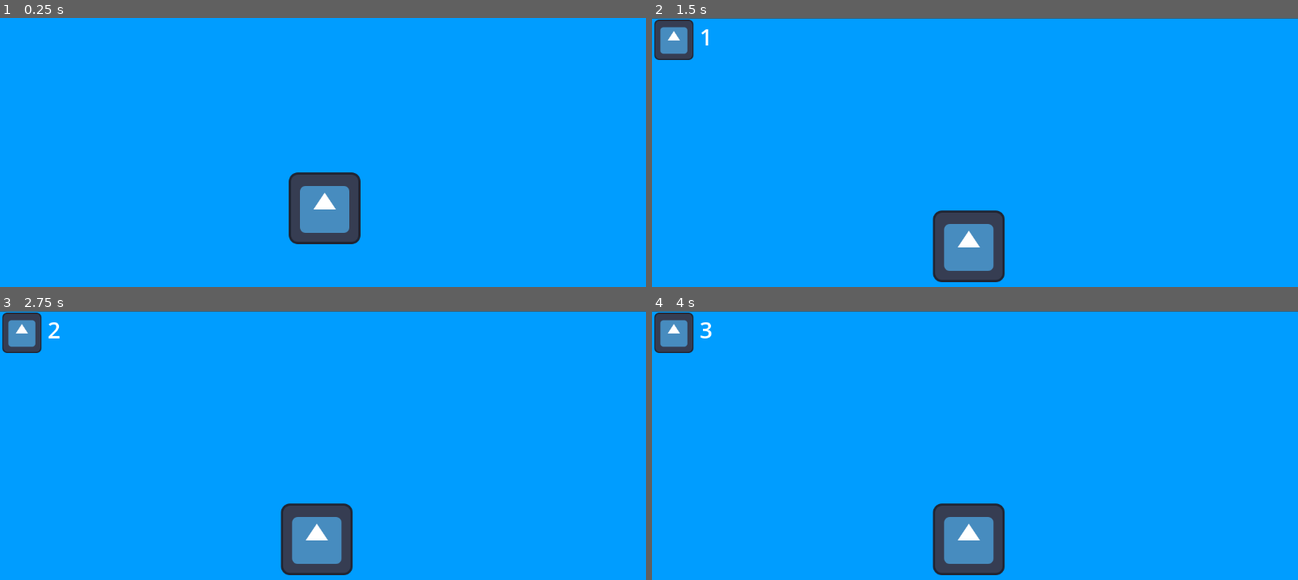
Above: before the commit, frames 1-4 (two rows, left to right).
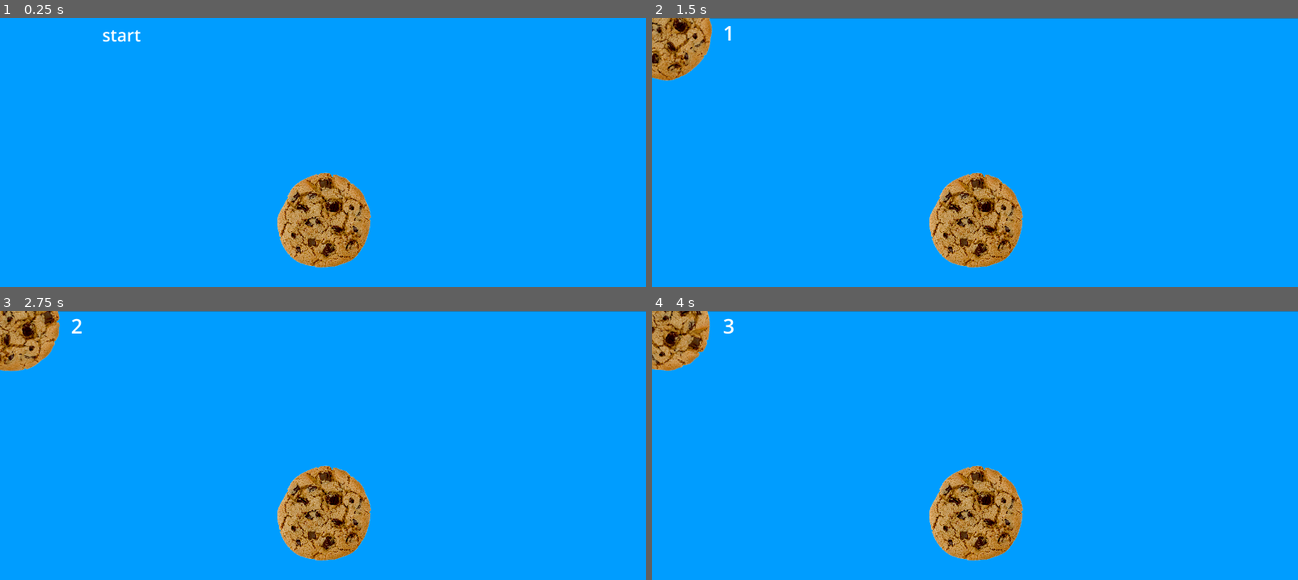
Above: after the commit, the same moments.

Repository: Meow-jar/mangoclicer
Game: Godot game, scene res://start.tscn
The game is run twice, just before and just after one commit, with the same random seed, the same clock (stepped at 60 frames per second) and the same inputs. The engine's default icon, where the game draws it, is replaced by a stand-in: a white triangle on a blue panel in a dark square.
Inputs (mouse positions are in pixels of both pictures, inside the frame that each line leads up to; where the layout moved, square brackets give the same spot in the first picture):
- Up to frame 1 (0.25 s): no input
- Up to frame 2 (1.5 s): click (975, 219) [1058, 219] at 0.5 s; click (975, 219) [968, 246] at 1.25 s
- Up to frame 3 (2.75 s): click (323, 512) [316, 539] at 2 s
- Up to frame 4 (4 s): click (975, 512) [968, 539] at 2.75 s

The runs differ from the first frame. In frame 1, 4.4% of the frame differs, in the area x 15-58%, y 4-93%; in frame 2, 6.9%, in the area x 0-100%, y 0-99%; in frame 3, 6.9%; in frame 4, 6.9%.

Commit message:
release v0.0.2
улучшен дизайн

Diff:
--- a/menu.tscn
+++ b/menu.tscn
@@ -1,6 +1,6 @@
-[gd_scene load_steps=3 format=3 uid="uid://dr2tq06i5llql"]
+[gd_scene load_steps=4 format=3 uid="uid://dr2tq06i5llql"]
 
-[ext_resource type="Texture2D" uid="uid://cwksoljyrn0hp" path="res://icon.svg" id="1_lti8b"]
+[ext_resource type="Texture2D" uid="uid://6ydcum8b3cja" path="res://resources/Cookie-Free-Download-PNG.png" id="1_ouk20"]
 
 [sub_resource type="GDScript" id="GDScript_lti8b"]
 script/source = "extends Node2D
@@ -17,19 +17,34 @@
 
 
 func _on_texture_button_button_down() -> void:
-	$TextureButton.scale = Vector2(0.9, 0.9)
-	$TextureButton.position.x = 507
-	$TextureButton.position.y = 350
+	$TextureButton.scale = Vector2(0.29, 0.29)
+	$TextureButton.position.x = 812
+	$TextureButton.position.y = 445
 	count += 1
 	print(count)
 	pass # Replace with function body.
 
 
 func _on_texture_button_button_up() -> void:
-	$TextureButton.scale = Vector2(1, 1)
-	$TextureButton.position.x = 501
-	$TextureButton.position.y = 344
+	$TextureButton.scale = Vector2(0.3, 0.3)
+	$TextureButton.position.x = 808
+	$TextureButton.position.y = 441
 	pass # Replace with function body.
+"
+
+[sub_resource type="GDScript" id="GDScript_ouk20"]
+script/source = "extends Sprite2D
+
+
+# Called when the node enters the scene tree for the first time.
+func _ready() -> void:
+	pass # Replace with function body.
+
+
+# Called every frame. 'delta' is the elapsed time since the previous frame.
+func _process(delta: float) -> void:
+	rotate(0.01)
+	pass
 "
 
 [node name="Menu" type="Node2D"]
@@ -43,27 +58,29 @@
 color = Color(0, 0.6156863, 1, 1)
 
 [node name="Label" type="Label" parent="."]
-offset_left = 85.0
-offset_top = 6.0
-offset_right = 472.0
-offset_bottom = 215.0
+offset_left = 211.0
+offset_top = 2.0
+offset_right = 598.0
+offset_bottom = 211.0
 size_flags_horizontal = 6
-theme_override_font_sizes/font_size = 40
+theme_override_font_sizes/font_size = 60
 
 [node name="TextureButton" type="TextureButton" parent="."]
-offset_left = 501.0
-offset_top = 344.0
-offset_right = 629.0003
-offset_bottom = 472.0
+offset_left = 808.0
+offset_top = 441.0
+offset_right = 1832.0
+offset_bottom = 1498.0
+scale = Vector2(0.3, 0.3)
 size_flags_horizontal = 6
 size_flags_vertical = 6
-texture_normal = ExtResource("1_lti8b")
+texture_normal = ExtResource("1_ouk20")
 metadata/_edit_use_anchors_ = true
 
 [node name="Icon" type="Sprite2D" parent="."]
 position = Vector2(39, 39)
-scale = Vector2(0.546875, 0.5625)
-texture = ExtResource("1_lti8b")
+scale = Vector2(0.3, 0.3)
+texture = ExtResource("1_ouk20")
+script = SubResource("GDScript_ouk20")
 
 [connection signal="button_down" from="TextureButton" to="." method="_on_texture_button_button_down"]
 [connection signal="button_up" from="TextureButton" to="." method="_on_texture_button_button_up"]
--- a/project.godot
+++ b/project.godot
@@ -15,6 +15,11 @@
 config/features=PackedStringArray("4.5", "Mobile")
 config/icon="res://icon.svg"
 
+[display]
+
+window/size/viewport_width=1920
+window/size/viewport_height=1080
+
 [rendering]
 
 renderer/rendering_method="mobile"
--- a/start.tscn
+++ b/start.tscn
@@ -1,6 +1,6 @@
 [gd_scene load_steps=3 format=3 uid="uid://c2ir4ml2oii3"]
 
-[ext_resource type="Texture2D" uid="uid://cwksoljyrn0hp" path="res://icon.svg" id="1_ots34"]
+[ext_resource type="Texture2D" uid="uid://6ydcum8b3cja" path="res://resources/Cookie-Free-Download-PNG.png" id="1_ots34"]
 
 [sub_resource type="GDScript" id="GDScript_ots34"]
 script/source = "extends Node2D
@@ -30,17 +30,25 @@
 
 [node name="ColorRect" type="ColorRect" parent="."]
 offset_left = -4.0
-offset_right = 1659.0
+offset_right = 1936.0
 offset_bottom = 1082.0
 color = Color(0, 0.6156863, 1, 1)
 
 [node name="TextureButton" type="TextureButton" parent="."]
-offset_left = 515.0
-offset_top = 276.0
-offset_right = 943.0
-offset_bottom = 442.0
+offset_left = 808.0
+offset_top = 441.0
+offset_right = 1832.0
+offset_bottom = 1498.0
+scale = Vector2(0.3, 0.3)
 texture_normal = ExtResource("1_ots34")
-texture_pressed = ExtResource("1_ots34")
+
+[node name="Label" type="Label" parent="."]
+offset_left = 304.0
+offset_top = 16.0
+offset_right = 1540.0
+offset_bottom = 472.0
+theme_override_font_sizes/font_size = 50
+text = "start"
 
 [connection signal="button_down" from="TextureButton" to="." method="_on_texture_button_button_down"]
 [connection signal="button_up" from="TextureButton" to="." method="_on_texture_button_button_up"]
Not shown, changed: export_presets.cfg
Binary file added: resources/Cookie-Free-Download-PNG.png
Not shown, added: resources/Cookie-Free-Download-PNG.png.import
